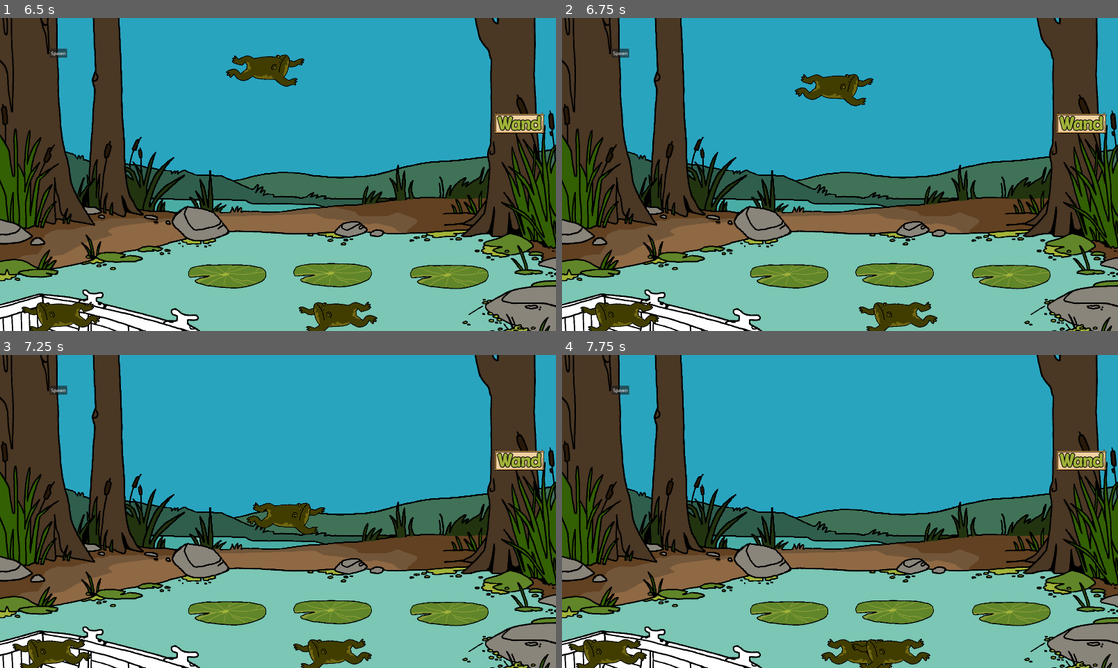
Above: before the commit, frames 1-4 (two rows, left to right).
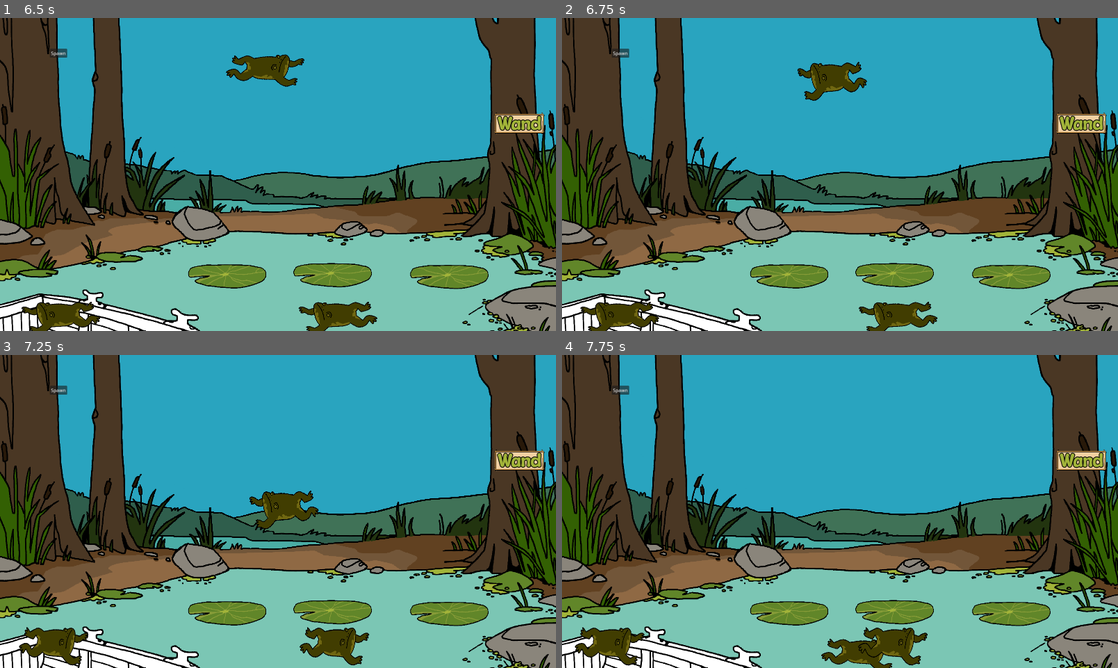
Above: after the commit, the same moments.

Repository: NotTom31/FroggeeToadems
Game: Godot game, scene res://Scenes/Levels/Test/Main-Scene-Evan.tscn
Two runs of this game, one before a commit and one after it. Both use one fixed random seed, a clock stepped at 60 frames per second and the inputs below. This scene is started directly instead of the project's main scene.
Inputs (mouse positions are in pixels of both pictures, inside the frame that each line leads up to):
- Up to frame 1 (6.5 s): move the mouse to (344, 161) at 0.52 s; hold Right (ui_right) 0.53-2.03 s; click (344, 161) at 0.67 s; tap Up (ui_up) at 0.77, 1.52, 3.02, 3.77, 4.52, 6.02 s; move the mouse to (344, 315) at 1.27 s; click (344, 315) at 1.42 s; move the mouse to (105, 318) at 2.02 s; hold Left (ui_left) 2.03-2.78 s; click (105, 318) at 2.17 s; move the mouse to (105, 315) at 2.77 s; hold Right (ui_right) 2.78-4.28 s; click (105, 315) at 2.92 s; move the mouse to (350, 318) at 3.52 s; click (350, 318) at 3.67 s; move the mouse to (355, 315) at 4.27 s; hold Left (ui_left) 4.28-5.03 s; click (355, 315) at 4.42 s; move the mouse to (227, 277) at 5.02 s; hold Right (ui_right) 5.03-5.78 s; click (227, 277) at 5.17 s; move the mouse to (333, 277) at 5.77 s; hold Left (ui_left) from 5.78 s (still down); click (333, 277) at 5.92 s
- Up to frame 2 (6.75 s): keep holding Left (ui_left); move the mouse to (1012, 277) at 6.52 s; click (1012, 277) at 6.67 s
- Up to frame 3 (7.25 s): keep holding Left (ui_left); tap Up (ui_up) at 6.77 s
- Up to frame 4 (7.75 s): move the mouse to (728, 527) at 7.27 s; release Left (ui_left) at 7.28 s; hold Right (ui_right) from 7.28 s (still down); click (728, 527) at 7.42 s; tap Up (ui_up) at 7.52 s

Frame 1 is identical in both runs. In frame 2, 0.9% of the frame differs, in the area x 41-56%, y 14-29%; in frame 3, 2.7%, in the area x 2-67%, y 43-100%; in frame 4, 1.7%.
Error in both runs: Invalid assignment of property or key 'visible' with value of type 'bool' on a base object of type 'null instance'. (res://Code/Managers/LevelManager.gd:19)

Commit message:
Ribbit animations implemented

Diff:
--- a/Code/FrogLogic/FrogTypes/basic_frog.gd
+++ b/Code/FrogLogic/FrogTypes/basic_frog.gd
@@ -47,6 +47,7 @@
 					get_tree().root.get_child(0).play_sound("default_ribbit")
 				2: #small
 					get_tree().root.get_child(0).play_sound("tiny_ribbit")
+		$FrogSpriteHandler.play_ribbit()
 		set_random_ribbit_timer()
 
 func follow_mouse(delta: float, offset: Vector2) -> void:
--- a/Code/FrogLogic/frog_sprite_handler.gd
+++ b/Code/FrogLogic/frog_sprite_handler.gd
@@ -34,6 +34,11 @@
 	resize_for_rest()
 	sprt.play("charge")
 
+func play_ribbit() -> void:
+	resize_for_rest()
+	if sprt.animation == "idle" || sprt.animation == "blink":
+		sprt.play("ribbit")
+
 func resize_for_rest() -> void:
 	sprt.position = rest_sprite_position
 	sprt.scale = rest_sprite_scale
--- a/Scenes/Frogs/FrogTypes/basic_frog.tscn
+++ b/Scenes/Frogs/FrogTypes/basic_frog.tscn
@@ -14,6 +14,8 @@
 [ext_resource type="Texture2D" uid="uid://cb6l32dbmeq54" path="res://Assets/Art/Frogs/charging/05_charge.png" id="10_lrc50"]
 [ext_resource type="Texture2D" uid="uid://bo12hoarwwc2e" path="res://Assets/Art/Frogs/jumping_turned/05_jump_turned.png" id="11_ha1ty"]
 [ext_resource type="Script" path="res://Code/FrogLogic/frog_sprite_handler.gd" id="12_jl4ke"]
+[ext_resource type="Texture2D" uid="uid://dfk2rccte3itm" path="res://Assets/Art/Frogs/Ribbit/05_ribbit1.png" id="13_kwrgc"]
+[ext_resource type="Texture2D" uid="uid://bbuea6wkj0onf" path="res://Assets/Art/Frogs/Ribbit/05_ribbit2.png" id="14_ecj08"]
 
 [sub_resource type="SpriteFrames" id="SpriteFrames_kpbkf"]
 animations = [{
@@ -50,6 +52,26 @@
 }],
 "loop": true,
 "name": &"jump",
+"speed": 5.0
+}, {
+"frames": [{
+"duration": 1.0,
+"texture": ExtResource("13_kwrgc")
+}, {
+"duration": 1.0,
+"texture": ExtResource("14_ecj08")
+}, {
+"duration": 1.0,
+"texture": ExtResource("14_ecj08")
+}, {
+"duration": 1.0,
+"texture": ExtResource("13_kwrgc")
+}, {
+"duration": 1.0,
+"texture": ExtResource("9_halpc")
+}],
+"loop": false,
+"name": &"ribbit",
 "speed": 5.0
 }]
 
--- a/Scenes/Frogs/FrogTypes/fat_frog.tscn
+++ b/Scenes/Frogs/FrogTypes/fat_frog.tscn
@@ -1,10 +1,12 @@
-[gd_scene load_steps=8 format=3 uid="uid://bg6ctvvup7aag"]
+[gd_scene load_steps=10 format=3 uid="uid://bg6ctvvup7aag"]
 
 [ext_resource type="PackedScene" uid="uid://q2eyupn7k7l2" path="res://Scenes/Frogs/FrogTypes/basic_frog.tscn" id="1_wieqn"]
 [ext_resource type="Texture2D" uid="uid://cy5acv5h4fr25" path="res://Assets/Art/Frogs/blink/04_plink.png" id="2_5ledk"]
 [ext_resource type="Texture2D" uid="uid://dc4o64v0upcbd" path="res://Assets/Art/Frogs/resting/04_rest.png" id="3_d78p0"]
 [ext_resource type="Texture2D" uid="uid://c432posuoo6w0" path="res://Assets/Art/Frogs/charging/04_charge.png" id="4_k3vli"]
 [ext_resource type="Texture2D" uid="uid://dc8jgr7flirc1" path="res://Assets/Art/Frogs/jumping_turned/04_jump_turned.png" id="5_4y8p8"]
+[ext_resource type="Texture2D" uid="uid://b4jxpjtmmqemb" path="res://Assets/Art/Frogs/Ribbit/04_ribbit1.png" id="6_o02ej"]
+[ext_resource type="Texture2D" uid="uid://isc6a38fkxwm" path="res://Assets/Art/Frogs/Ribbit/04_ribbit2.png" id="7_ni0lf"]
 
 [sub_resource type="SpriteFrames" id="SpriteFrames_w1on3"]
 animations = [{
@@ -42,6 +44,26 @@
 "loop": true,
 "name": &"jump",
 "speed": 5.0
+}, {
+"frames": [{
+"duration": 1.0,
+"texture": ExtResource("6_o02ej")
+}, {
+"duration": 1.0,
+"texture": ExtResource("7_ni0lf")
+}, {
+"duration": 1.0,
+"texture": ExtResource("7_ni0lf")
+}, {
+"duration": 1.0,
+"texture": ExtResource("6_o02ej")
+}, {
+"duration": 1.0,
+"texture": ExtResource("3_d78p0")
+}],
+"loop": false,
+"name": &"ribbit",
+"speed": 5.0
 }]
 
 [sub_resource type="RectangleShape2D" id="RectangleShape2D_2h76u"]
@@ -53,6 +75,7 @@
 [node name="AnimatedSprite2D" parent="." index="1"]
 scale = Vector2(0.15, 0.2)
 sprite_frames = SubResource("SpriteFrames_w1on3")
+animation = &"idle"
 
 [node name="FrogSpriteHandler" parent="." index="2"]
 rest_sprite_scale = Vector2(0.15, 0.2)
--- a/Scenes/Frogs/FrogTypes/mud_frog.tscn
+++ b/Scenes/Frogs/FrogTypes/mud_frog.tscn
@@ -1,9 +1,11 @@
-[gd_scene load_steps=7 format=3 uid="uid://dblq15rpmoe78"]
+[gd_scene load_steps=9 format=3 uid="uid://dblq15rpmoe78"]
 
 [ext_resource type="PackedScene" uid="uid://q2eyupn7k7l2" path="res://Scenes/Frogs/FrogTypes/basic_frog.tscn" id="1_3yfop"]
 [ext_resource type="Texture2D" uid="uid://byimo5w7vne1o" path="res://Assets/Art/Frogs/resting/01_rest.png" id="2_nnp2c"]
 [ext_resource type="Texture2D" uid="uid://6vdf5eor0pxy" path="res://Assets/Art/Frogs/charging/01_charge.png" id="3_5tl0m"]
 [ext_resource type="Texture2D" uid="uid://cc64y7l5qeasd" path="res://Assets/Art/Frogs/jumping_turned/01_jump_turned.png" id="4_woaif"]
+[ext_resource type="Texture2D" uid="uid://driu48sj0uhfv" path="res://Assets/Art/Frogs/Ribbit/01_ribbit1.png" id="5_kcwqo"]
+[ext_resource type="Texture2D" uid="uid://bbpmqrp0mcksw" path="res://Assets/Art/Frogs/Ribbit/01_ribbit2.png" id="6_0q2cx"]
 
 [sub_resource type="SpriteFrames" id="SpriteFrames_rm5ts"]
 animations = [{
@@ -38,6 +40,26 @@
 "loop": true,
 "name": &"jump",
 "speed": 5.0
+}, {
+"frames": [{
+"duration": 1.0,
+"texture": ExtResource("5_kcwqo")
+}, {
+"duration": 1.0,
+"texture": ExtResource("6_0q2cx")
+}, {
+"duration": 1.0,
+"texture": ExtResource("6_0q2cx")
+}, {
+"duration": 1.0,
+"texture": ExtResource("5_kcwqo")
+}, {
+"duration": 1.0,
+"texture": ExtResource("2_nnp2c")
+}],
+"loop": false,
+"name": &"ribbit",
+"speed": 5.0
 }]
 
 [sub_resource type="RectangleShape2D" id="RectangleShape2D_qro6i"]
@@ -49,7 +71,7 @@
 [node name="AnimatedSprite2D" parent="." index="1"]
 scale = Vector2(0.15, 0.2)
 sprite_frames = SubResource("SpriteFrames_rm5ts")
-animation = &"jump"
+animation = &"idle"
 
 [node name="FrogSpriteHandler" parent="." index="2"]
 rest_sprite_scale = Vector2(0.15, 0.2)
--- a/Scenes/Frogs/FrogTypes/small_frog.tscn
+++ b/Scenes/Frogs/FrogTypes/small_frog.tscn
@@ -31,7 +31,7 @@
 "duration": 1.0,
 "texture": ExtResource("3_452hk")
 }],
-"loop": true,
+"loop": false,
 "name": &"idle",
 "speed": 5.0
 }, {
@@ -41,6 +41,14 @@
 }],
 "loop": true,
 "name": &"jump",
+"speed": 5.0
+}, {
+"frames": [{
+"duration": 1.0,
+"texture": ExtResource("3_452hk")
+}],
+"loop": true,
+"name": &"ribbit",
 "speed": 5.0
 }]
 
--- a/Scenes/Frogs/FrogTypes/tropical_frog.tscn
+++ b/Scenes/Frogs/FrogTypes/tropical_frog.tscn
@@ -9,6 +9,8 @@
 [ext_resource type="Texture2D" uid="uid://dcomocfoou50s" path="res://Assets/Art/Frogs/resting/02_rest.png" id="7_ff734"]
 [ext_resource type="Texture2D" uid="uid://cehbkmr7frwdu" path="res://Assets/Art/Frogs/charging/02_charge.png" id="7_jrg8x"]
 [ext_resource type="Texture2D" uid="uid://dbnkbq2nqemo" path="res://Assets/Art/Frogs/jumping_turned/02_jump_turned.png" id="9_spjjg"]
+[ext_resource type="Texture2D" uid="uid://c5mslr7dkr8vx" path="res://Assets/Art/Frogs/Ribbit/02_ribbit1.png" id="10_3nhxi"]
+[ext_resource type="Texture2D" uid="uid://xo5deekeggm0" path="res://Assets/Art/Frogs/Ribbit/02_ribbit2.png" id="11_of13d"]
 
 [sub_resource type="SpriteFrames" id="SpriteFrames_bn081"]
 animations = [{
@@ -58,6 +60,26 @@
 "loop": true,
 "name": &"jump",
 "speed": 5.0
+}, {
+"frames": [{
+"duration": 1.0,
+"texture": ExtResource("10_3nhxi")
+}, {
+"duration": 1.0,
+"texture": ExtResource("11_of13d")
+}, {
+"duration": 1.0,
+"texture": ExtResource("11_of13d")
+}, {
+"duration": 1.0,
+"texture": ExtResource("10_3nhxi")
+}, {
+"duration": 1.0,
+"texture": ExtResource("7_ff734")
+}],
+"loop": false,
+"name": &"ribbit",
+"speed": 5.0
 }]
 
 [sub_resource type="RectangleShape2D" id="RectangleShape2D_vnybd"]
@@ -70,6 +92,7 @@
 position = Vector2(0, -2)
 scale = Vector2(0.15, 0.2)
 sprite_frames = SubResource("SpriteFrames_bn081")
+animation = &"ribbit"
 
 [node name="FrogSpriteHandler" parent="." index="2"]
 rest_sprite_position = Vector2(0, -2)
Binary file added: Assets/Art/Frogs/Ribbit/01_ribbit1.png
Not shown, added: Assets/Art/Frogs/Ribbit/01_ribbit1.png.import
Binary file added: Assets/Art/Frogs/Ribbit/01_ribbit2.png
Not shown, added: Assets/Art/Frogs/Ribbit/01_ribbit2.png.import
Binary file added: Assets/Art/Frogs/Ribbit/02_ribbit1.png
Not shown, added: Assets/Art/Frogs/Ribbit/02_ribbit1.png.import
Binary file added: Assets/Art/Frogs/Ribbit/02_ribbit2.png
Not shown, added: Assets/Art/Frogs/Ribbit/02_ribbit2.png.import
Binary file added: Assets/Art/Frogs/Ribbit/03a_ribbit1.png
Not shown, added: Assets/Art/Frogs/Ribbit/03a_ribbit1.png.import
Binary file added: Assets/Art/Frogs/Ribbit/03a_ribbit2.png
Not shown, added: Assets/Art/Frogs/Ribbit/03a_ribbit2.png.import
(and 18 more such lines)
